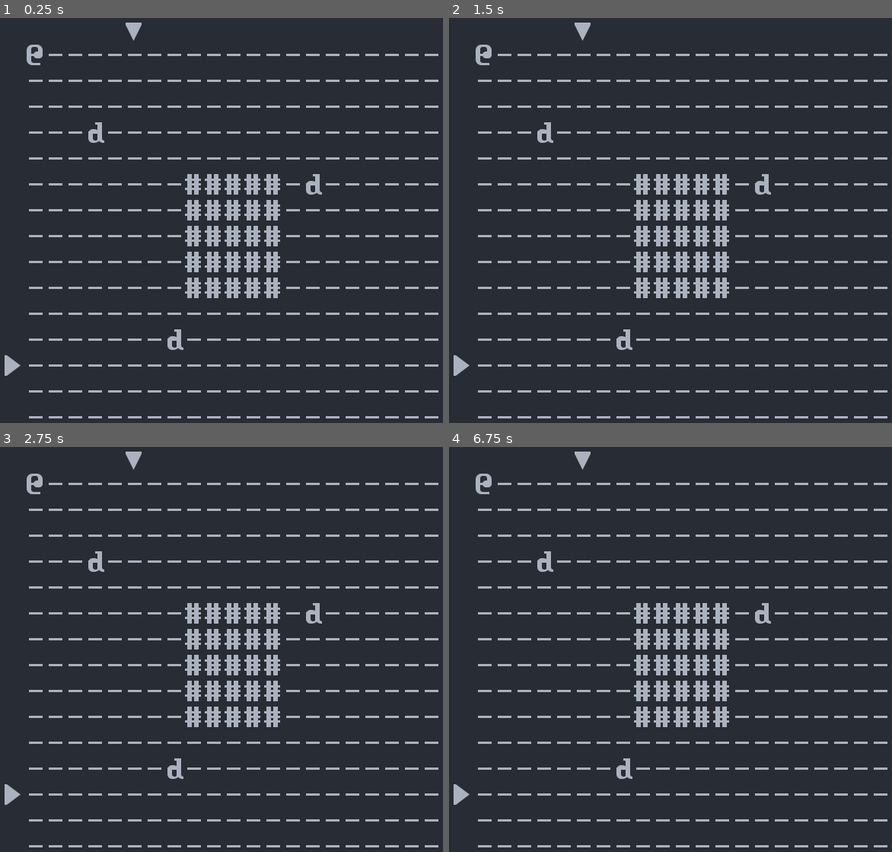
Above: before the commit, frames 1-4 (two rows, left to right).
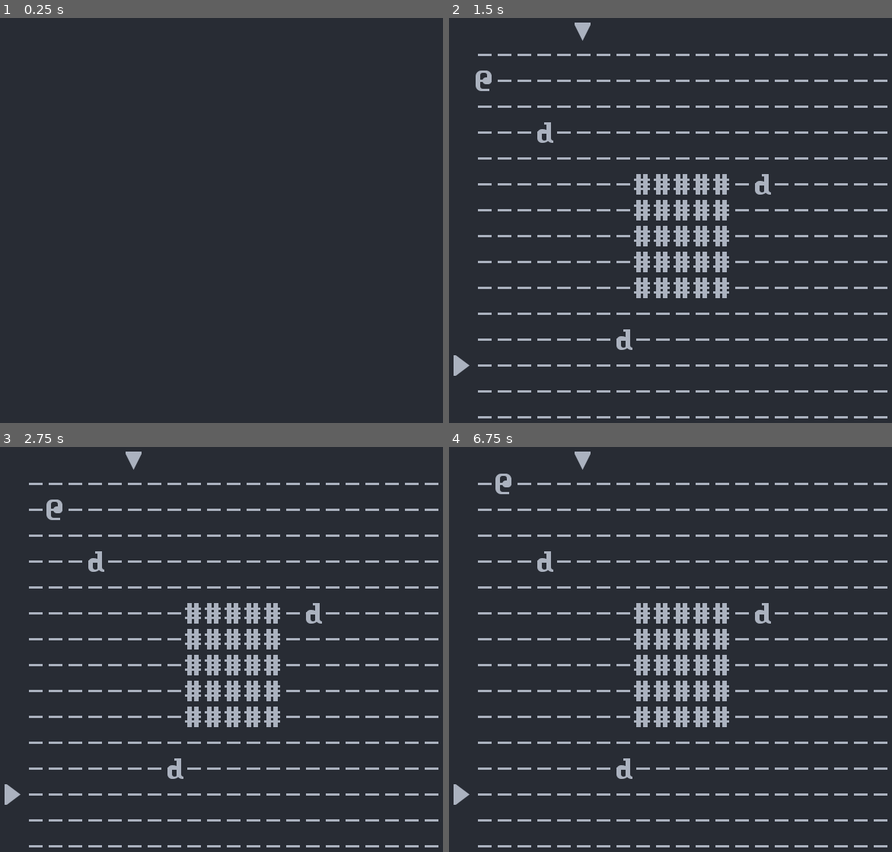
Above: after the commit, the same moments.

Repository: benjaminfrs/DragonsDescent
Game: Godot game, scene res://scene/main/MainScene.tscn
Same seed, same stepped clock (60 frames per second), same inputs: the game is played once before the commit and once after it. Before the commit the project starts from res://scene/MainScene.tscn.
Inputs:
- Up to frame 1 (0.25 s): no input
- Up to frame 2 (1.5 s): tap Enter at 0.5 s; hold Right (move_right, bound only after the commit) 0.53-1.28 s; tap Space (init_world, bound only after the commit) at 0.6, 1.25, 1.35 s; hold Down (move_down, bound only after the commit) from 1.28 s (still down)
- Up to frame 3 (2.75 s): tap Enter at 2 s; release Down (move_down, bound only after the commit) at 2.03 s; hold Right (move_right, bound only after the commit) from 2.03 s (still down); tap Space (init_world, bound only after the commit) at 2.1 s
- Up to frame 4 (6.75 s): tap Space (init_world, bound only after the commit) at 2.75, 2.85, 3.6, 4.25, 4.35, 5.1, 5.85, 6.6 s; release Right (move_right, bound only after the commit) at 2.78 s; hold Up (move_up, bound only after the commit) 2.78-3.53 s; tap Enter at 3.5 s; hold Left (move_left, bound only after the commit) 3.53-5.03 s; hold Down (move_down, bound only after the commit) 5.03-5.78 s; hold Right (move_right, bound only after the commit) 5.78-6.53 s; hold Up (move_up, bound only after the commit) from 6.53 s (still down)

The runs differ from the first frame. In frame 1, 8.8% of the frame differs, in the area x 1-99%, y 1-99%; in frame 2, 0.2%; in frame 3, 0.2%; in frame 4, 0.2%.

Commit message:
Add support for player movement using signal handling

Diff:
--- /dev/null
+++ b/lib/InputName.gd
@@ -0,0 +1,6 @@
+const MOVE_LEFT: String = "move_left"
+const MOVE_RIGHT: String = "move_right"
+const MOVE_UP: String = "move_up"
+const MOVE_DOWN: String = "move_down"
+
+const INIT_WORLD: String = "init_world"
--- a/project.godot
+++ b/project.godot
@@ -11,7 +11,7 @@
 [application]
 
 config/name="DragonsDescent"
-run/main_scene="res://scene/MainScene.tscn"
+run/main_scene="res://scene/main/MainScene.tscn"
 config/features=PackedStringArray("4.1", "Forward Plus")
 config/icon="res://resource/icon.svg"
 
@@ -25,6 +25,34 @@
 
 project/assembly_name="DragonsDescent"
 
+[input]
+
+move_left={
+"deadzone": 0.5,
+"events": [Object(InputEventKey,"resource_local_to_scene":false,"resource_name":"","device":0,"window_id":0,"alt_pressed":false,"shift_pressed":false,"ctrl_pressed":false,"meta_pressed":false,"pressed":false,"keycode":0,"physical_keycode":4194319,"key_label":0,"unicode":0,"echo":false,"script":null)
+]
+}
+move_right={
+"deadzone": 0.5,
+"events": [Object(InputEventKey,"resource_local_to_scene":false,"resource_name":"","device":0,"window_id":0,"alt_pressed":false,"shift_pressed":false,"ctrl_pressed":false,"meta_pressed":false,"pressed":false,"keycode":0,"physical_keycode":4194321,"key_label":0,"unicode":0,"echo":false,"script":null)
+]
+}
+move_down={
+"deadzone": 0.5,
+"events": [Object(InputEventKey,"resource_local_to_scene":false,"resource_name":"","device":0,"window_id":0,"alt_pressed":false,"shift_pressed":false,"ctrl_pressed":false,"meta_pressed":false,"pressed":false,"keycode":0,"physical_keycode":4194322,"key_label":0,"unicode":0,"echo":false,"script":null)
+]
+}
+move_up={
+"deadzone": 0.5,
+"events": [Object(InputEventKey,"resource_local_to_scene":false,"resource_name":"","device":0,"window_id":0,"alt_pressed":false,"shift_pressed":false,"ctrl_pressed":false,"meta_pressed":false,"pressed":false,"keycode":0,"physical_keycode":4194320,"key_label":0,"unicode":0,"echo":false,"script":null)
+]
+}
+init_world={
+"deadzone": 0.5,
+"events": [Object(InputEventKey,"resource_local_to_scene":false,"resource_name":"","device":-1,"window_id":0,"alt_pressed":false,"shift_pressed":false,"ctrl_pressed":false,"meta_pressed":false,"pressed":false,"keycode":0,"physical_keycode":32,"key_label":0,"unicode":32,"echo":false,"script":null)
+]
+}
+
 [rendering]
 
 environment/defaults/default_clear_color=Color(0.156863, 0.172549, 0.203922, 1)
--- a/scene/MainScene.tscn
+++ /dev/null
@@ -1,12 +0,0 @@
-[gd_scene load_steps=3 format=3 uid="uid://bqietraj1ohmp"]
-
-[ext_resource type="Script" path="res://scene/InitWorld.gd" id="1_uni0w"]
-[ext_resource type="PackedScene" uid="uid://dcu2o1v0kyuwo" path="res://scene/gui/main_gui.tscn" id="2_3cx1u"]
-
-[node name="Node2D" type="Node2D"]
-position = Vector2(-33, 37)
-
-[node name="InitWorld" type="Node2D" parent="."]
-script = ExtResource("1_uni0w")
-
-[node name="MainGUI" parent="." instance=ExtResource("2_3cx1u")]
--- a/scene/InitWorld.gd
+++ b/scene/main/InitWorld.gd
@@ -1,4 +1,6 @@
 extends Node2D
+
+signal sprite_created(new_sprite)
 
 const Player := preload("res://sprite/pc.tscn")
 const Dwarf := preload("res://sprite/d_sprite.tscn")
@@ -10,14 +12,20 @@
 var _new_GroupName := preload("res://lib/GroupName.gd").new()
 var _new_ConvertCoords := preload("res://lib/ConvertCoords.gd").new()
 var _new_DungeonSize := preload("res://lib/DungeonSize.gd").new()
+var _new_InputName := preload("res://lib/InputName.gd").new()
 
+func _unhandled_input(event: InputEvent) -> void:
+	if event.is_action_pressed(_new_InputName.INIT_WORLD):
+		_init_floor()
+		_init_wall()
+		_init_PC()
+		_init_dwarf()
+		_init_indicator()
+
+		set_process_unhandled_input(false)
 
 func _ready() -> void:
-	_init_floor()
-	_init_wall()
-	_init_dwarf()
-	_init_PC()
-	_init_indicator()
+	pass
 
 
 func _init_dwarf() -> void:
@@ -63,6 +71,7 @@
 	new_sprite.add_to_group(group)
 
 	add_child(new_sprite)
+	emit_signal("sprite_created", new_sprite)
 
 # Called every frame. 'delta' is the elapsed time since the previous frame.
 #func _process(delta):
--- /dev/null
+++ b/scene/main/MainScene.gd
@@ -0,0 +1,4 @@
+extends Node2D
+
+func _ready():
+	get_node("InitWorld").sprite_created.connect(get_node("PCMove")._on_InitWorld_sprite_created)
--- /dev/null
+++ b/scene/main/MainScene.tscn
@@ -0,0 +1,18 @@
+[gd_scene load_steps=5 format=3 uid="uid://bqietraj1ohmp"]
+
+[ext_resource type="Script" path="res://scene/main/MainScene.gd" id="1_i68nt"]
+[ext_resource type="Script" path="res://scene/main/InitWorld.gd" id="2_s4hn8"]
+[ext_resource type="PackedScene" uid="uid://dcu2o1v0kyuwo" path="res://scene/gui/main_gui.tscn" id="3_5xmog"]
+[ext_resource type="Script" path="res://scene/main/PCMove.gd" id="4_ft5m1"]
+
+[node name="Node2D" type="Node2D"]
+position = Vector2(-33, 37)
+script = ExtResource("1_i68nt")
+
+[node name="InitWorld" type="Node2D" parent="."]
+script = ExtResource("2_s4hn8")
+
+[node name="MainGUI" parent="." instance=ExtResource("3_5xmog")]
+
+[node name="PCMove" type="Node2D" parent="."]
+script = ExtResource("4_ft5m1")
--- /dev/null
+++ b/scene/main/PCMove.gd
@@ -0,0 +1,35 @@
+extends Node2D
+
+
+var _new_ConvertCoord := preload("res://lib/ConvertCoords.gd").new()
+var _new_InputName := preload("res://lib/InputName.gd").new()
+var _new_GroupName := preload("res://lib/GroupName.gd").new()
+
+var _pc: Sprite2D
+
+
+func _ready() -> void:
+	set_process_unhandled_input(false)
+
+
+func _unhandled_input(event: InputEvent) -> void:
+	var source: Array = _new_ConvertCoord.vector_to_array(_pc.position)
+	var x: int = source[0]
+	var y: int = source[1]
+
+	if event.is_action_pressed(_new_InputName.MOVE_LEFT):
+		x -= 1
+	elif event.is_action_pressed(_new_InputName.MOVE_RIGHT):
+		x += 1
+	elif event.is_action_pressed(_new_InputName.MOVE_UP):
+		y -= 1
+	elif event.is_action_pressed(_new_InputName.MOVE_DOWN):
+		y += 1
+
+	_pc.position = _new_ConvertCoord.index_to_vector(x, y)
+
+
+func _on_InitWorld_sprite_created(new_sprite: Sprite2D) -> void:
+	if new_sprite.is_in_group(_new_GroupName.PC):
+		_pc = new_sprite
+		set_process_unhandled_input(true)
